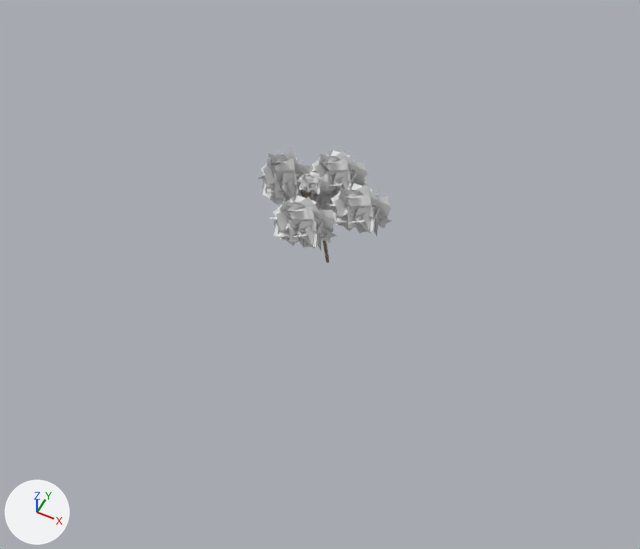
Before and after pictures for a commit that changed the Blender file assets/3d-source/environment.blend.
Both versions are drawn from a 50 mm camera at (15.9, -32.0, 39.6) aimed at (0.9, -2.0, 2.0). The axes (+X, +Y, +Z) are drawn at lower left. The lights are the same throughout.

Script lines for the objects in view, before the commit:
```python
me_icosphere_004 = bpy.data.meshes.new('Icosphere.004')
me_icosphere_004.from_pydata(...)  # 260 vertices, 65 faces; spans x -5.18..-1.36, y -2.61..0.27, z 3.78..7.01
me_icosphere_004.materials.append(mat_leaves)  # its picture is missing
me_icosphere_005 = bpy.data.meshes.new('Icosphere.005')
me_icosphere_005.from_pydata(...)  # 260 vertices, 65 faces; spans x -7.78..-3.78, y -4.61..-1.59, z 3.27..6.65
me_icosphere_005.materials.append(mat_leaves)  # its picture is missing
me_icosphere_006 = bpy.data.meshes.new('Icosphere.006')
me_icosphere_006.from_pydata(...)  # 260 vertices, 65 faces; spans x -9.75..-6.32, y -2.09..0.49, z 3.39..7.92
me_icosphere_006.materials.append(mat_leaves)  # its picture is missing
ob_icosphere_004 = bpy.data.objects.new('Icosphere.004', me_icosphere_004)
ob_icosphere_004.location = (5.33, 1.69, 0.0)
ob_icosphere_005 = bpy.data.objects.new('Icosphere.005', me_icosphere_005)
ob_icosphere_005.location = (5.33, 1.69, 0.0)
ob_icosphere_006 = bpy.data.objects.new('Icosphere.006', me_icosphere_006)
ob_icosphere_006.location = (5.33, 1.69, -0.43)
# also in view: 'Icosphere.007' at (-0.1, 2.2, 5.8)
```
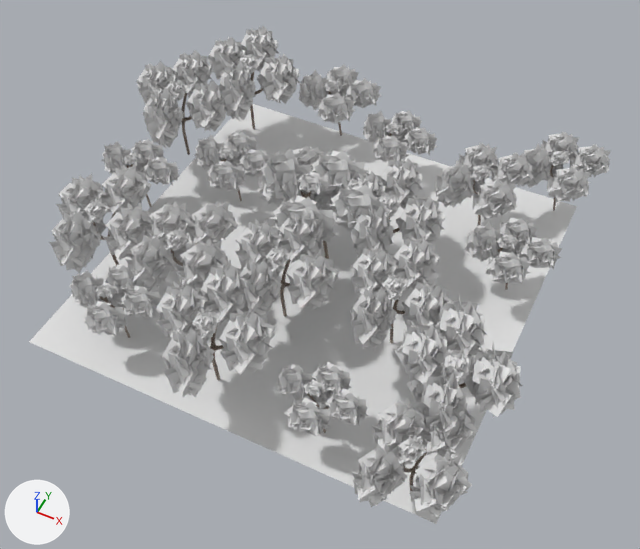
The edits, one by one:
Material 'Material.001' (mat_material_001) is new.
Its base color is (0.8, 0.8, 0.8) (white #e7e7e7).
Its roughness is 1.0.
Mesh me_plane_001 is new.
It has 56924 vertices, 33481 faces and spans x -15.4..13.9, y -14.8..13.6, z 0.0..7.3.
Faces by material slot: [1, 25680, 7800].
It uses material mat_material_001 (its picture is missing).
It uses material mat_wood.
It uses material mat_leaves (its picture is missing).
Object 'Plane.001' (ob_plane_001) is new; it shows me_plane_001.
Its location is (0.0, 0.0, 0.0).

Where the change shows, as pixel boxes (x1, y1, x2, y2) in the pictures (640 x 549 px):
'Plane.001', added: after (29, 26, 611, 524)
    faces in mat_leaves (its picture is missing): (49, 26, 611, 517)
    faces in mat_material_001 (its picture is missing): (29, 104, 577, 524)
    faces in mat_wood: (93, 72, 556, 491)
